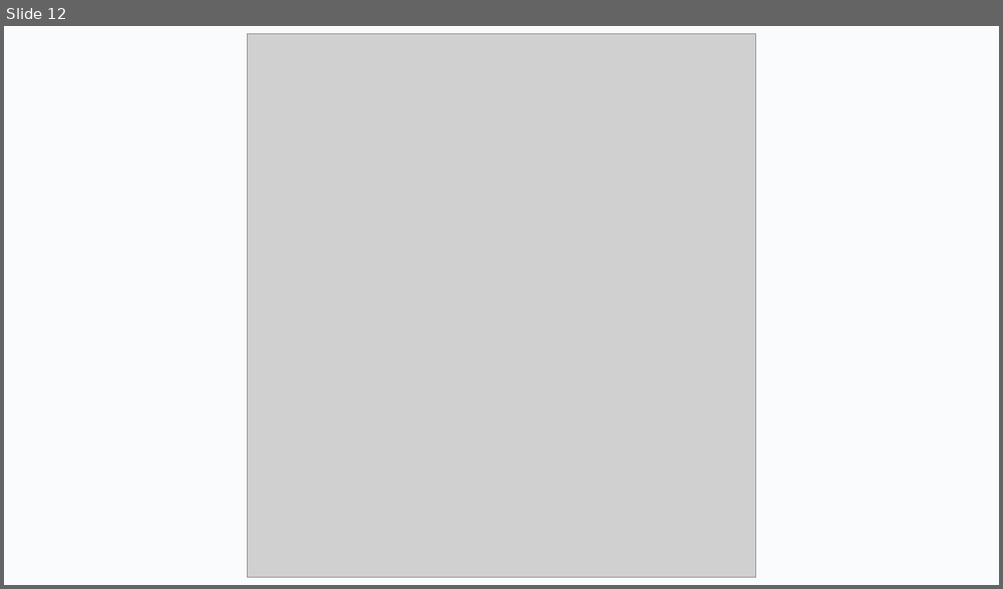
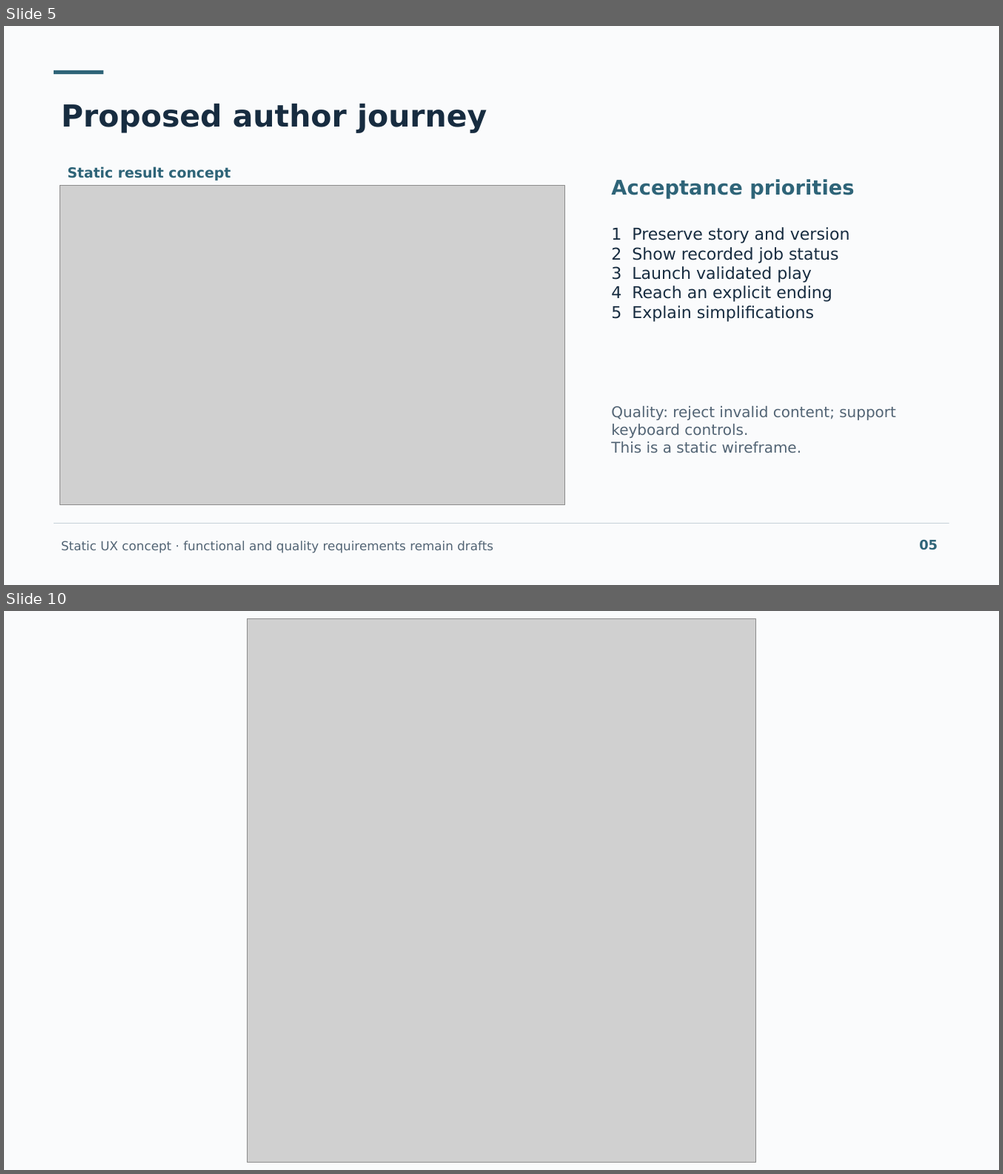
Before and after one commit to lastnurik/diploma, a slide deck: submission/diploma-final-presentation.pptx. Shown one above the other, each under a label of ours: slide 12 before the commit, slides 5 and 10 after it; the slides between them are not shown. The pictures are 1003x589 and 1003x1174 pixels, drawn with LibreOffice and Linux fonts; fonts in the diff are those of the drawing; grey boxes stand for pictures. Boxes give left, top, right and bottom in pixels: in the first picture for what was removed or moved away, otherwise in the second. Text is boxed around its words. In the diff, an @@ line names an element or a change of style, - is before the commit and + after.

```diff
--- a/submission/diploma-final-presentation.pptx
+++ b/submission/diploma-final-presentation.pptx
@@ slide 5 added at (4, 26, 999, 585), background #FAFBFC @@
@@ rectangle added at (54, 70, 104, 74), fill #2E6478 @@
@@ text added at (61, 103, 486, 133), 29.2 pt, text #172C40, bold @@
+Proposed author journey
@@ text added at (68, 167, 230, 181), 13.5 pt, text #2E6478, bold @@
+Static result concept
@@ text added at (611, 179, 854, 199), 19.5 pt, text #2E6478, bold @@
+Acceptance priorities
@@ picture added at (60, 186, 565, 506) @@
@@ text added at (611, 227, 850, 322), 15.8 pt, text #172C40 @@
+1 Preserve story and version
+2 Show recorded job status
+3 Launch validated play
+4 Reach an explicit ending
+5 Explain simplifications
@@ text added at (611, 406, 896, 454), 14.2 pt, text #526474 @@
+Quality: reject invalid content; support keyboard controls.
+This is a static wireframe.
@@ rectangle added at (54, 524, 949, 525), fill #CAD4DB @@
@@ text added at (61, 541, 493, 554), 12 pt, text #526474 @@
+Static UX concept · functional and quality requirements remain drafts
@@ text added at (919, 540, 937, 551), 12.8 pt, text #2E6478, bold @@
+05
@@ what was slide 12 is now slide 10 @@
```
Also in this commit, not shown: 5 slides changed, 3 other slides added, 6 slides removed, 17 other files.
